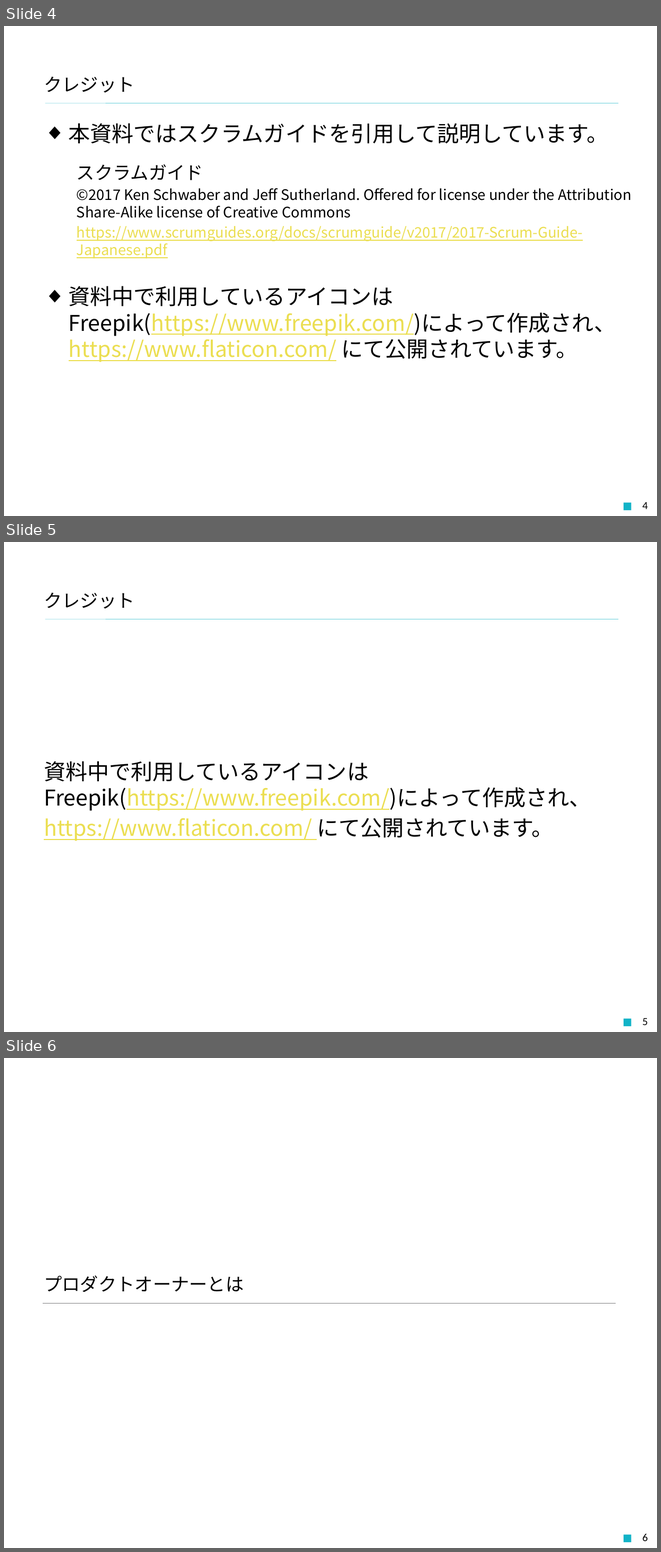
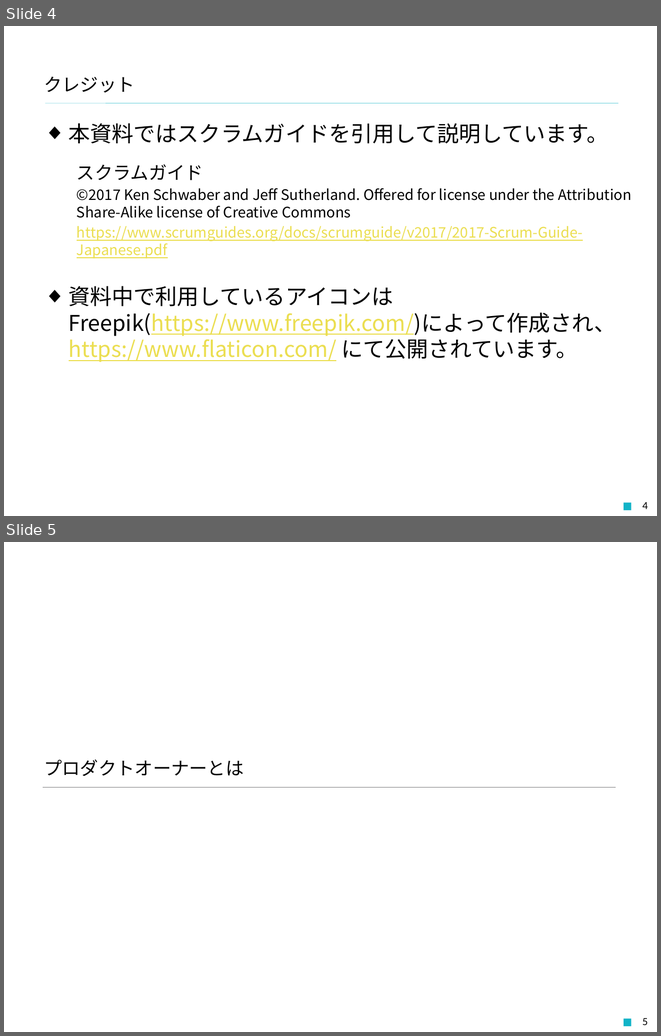
Before and after one commit to Fintan-contents/role-of-product-owner, a slide deck: docs/プロダクトオーナーの役割.pptx. Shown one above the other, each under a label of ours: slides 4, 5 and 6 before the commit, slides 4 and 5 after it. The pictures are 661x1552 and 661x1036 pixels, drawn with LibreOffice and Linux fonts; fonts in the diff are those of the drawing; background and template pictures are left out. Boxes give left, top, right and bottom in pixels: in the first picture for what was removed or moved away, otherwise in the second. Text is boxed around its words. In the diff, an @@ line names an element or a change of style, - is before the commit and + after.

Commit message:
不要なクレジットの説明ページを削除

```diff
--- a/docs/プロダクトオーナーの役割.pptx
+++ b/docs/プロダクトオーナーの役割.pptx
@@ slide 5 removed at box(4, 542, 657, 1032), background #FFFFFF; not listed: 2 template elements that a slide beside it also shows @@
@@ title removed at box(44, 592, 134, 609) @@
-クレジット
@@ text removed at box(44, 761, 591, 841) @@
-資料中で利用しているアイコンは Freepik(https://www.freepik.com/)によって作成され、
-https://www.flaticon.com/ にて公開されています。
@@ page number removed at box(642, 1018, 647, 1025) @@
-5
@@ what was slide 6 is now slide 5 @@
@@ page number at box(642, 1018, 647, 1025): text changed @@
-6
+5
```
Also in this commit, not shown: 2 slides changed, 1 other file.
